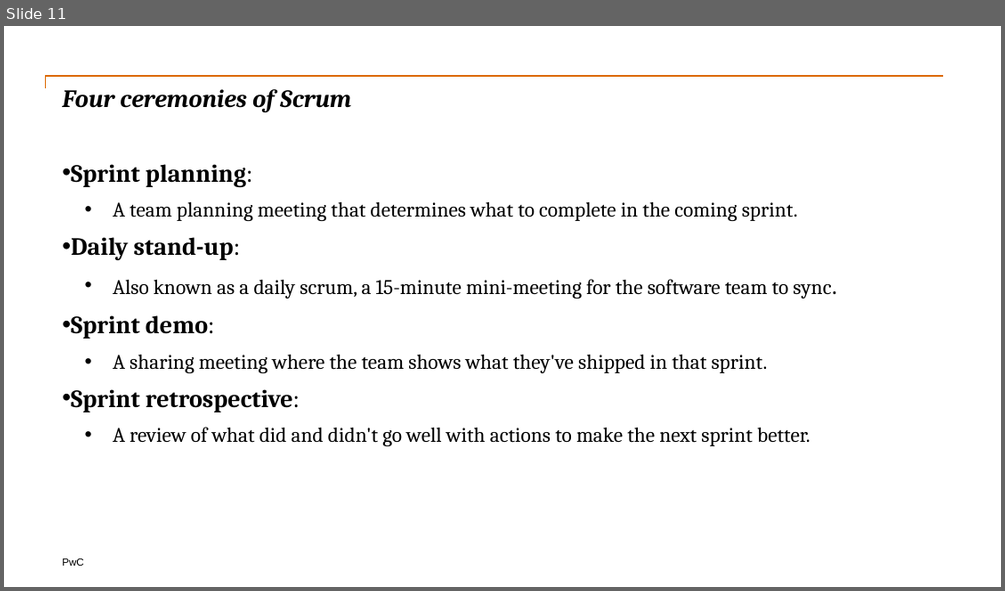
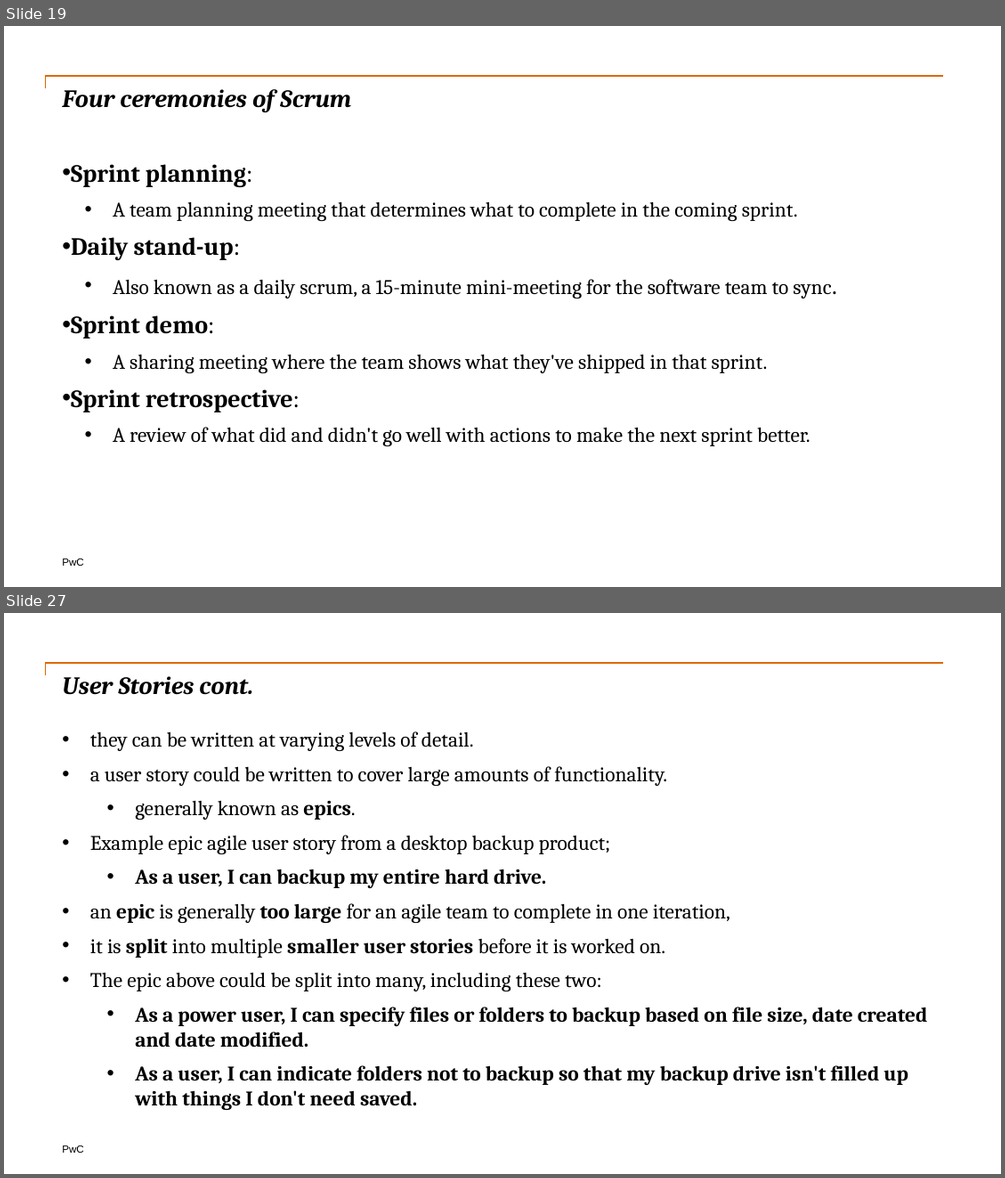
Before and after one commit to nadee158/reference_docs, a slide deck: doc/scrum_introduction.pptx. Shown one above the other, each under a label of ours: slide 11 before the commit, slides 19 and 27 after it; the slides between them are not shown. The pictures are 1005x591 and 1005x1178 pixels, drawn with LibreOffice and Linux fonts; fonts in the diff are those of the drawing. Boxes give left, top, right and bottom in pixels: in the first picture for what was removed or moved away, otherwise in the second. Text is boxed around its words. In the diff, an @@ line names an element or a change of style, - is before the commit and + after.

```diff
--- a/doc/scrum_introduction.pptx
+++ b/doc/scrum_introduction.pptx
@@ slide 27 added at box(4, 613, 1001, 1174), background #FFFFFF; not listed: 2 template elements that a slide beside it also shows @@
@@ title added at box(62, 676, 253, 695), 24 pt, text #000000, bold, italic @@
+User Stories cont.
@@ text added at box(90, 731, 927, 1110), 20 pt, text #000000 @@
+  • they can be written at varying levels of detail.
+  • a user story could be written to cover large amounts of functionality.
+      • generally known as epics.
+  • Example epic agile user story from a desktop backup product;
+      • As a user, I can backup my entire hard drive.
+  • an epic is generally too large for an agile team to complete in one iteration,
+  • it is split into multiple smaller user stories before it is worked on.
+  • The epic above could be split into many, including these two:
+      • As a power user, I can specify files or folders to backup based on file size, date created and date modified.
+      • As a user, I can indicate folders not to backup so that my backup drive isn't filled up with things I don't need saved.
@@ what was slide 11 is now slide 19 @@
```
Also in this commit, not shown: 15 slides changed, 14 other slides added, 2 other files.
